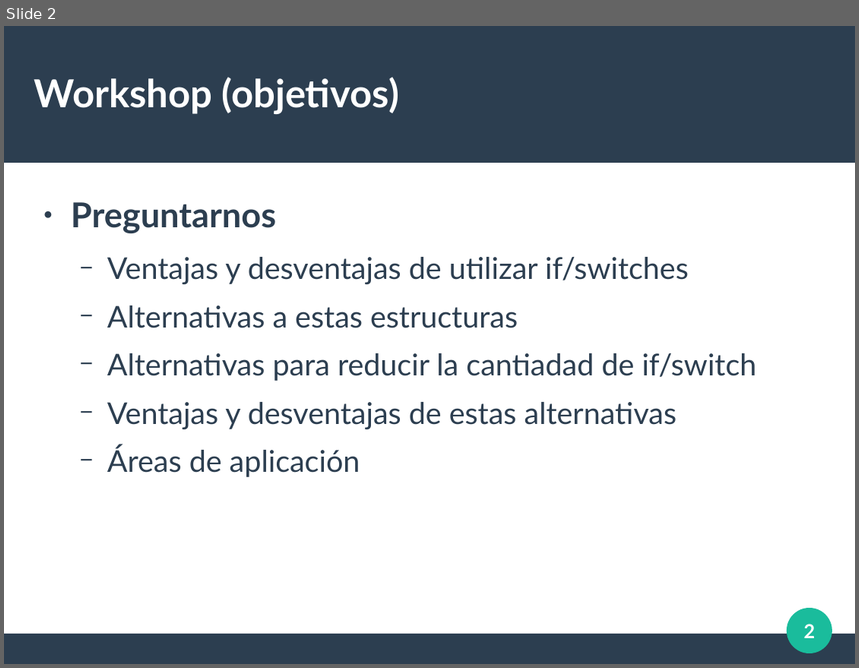
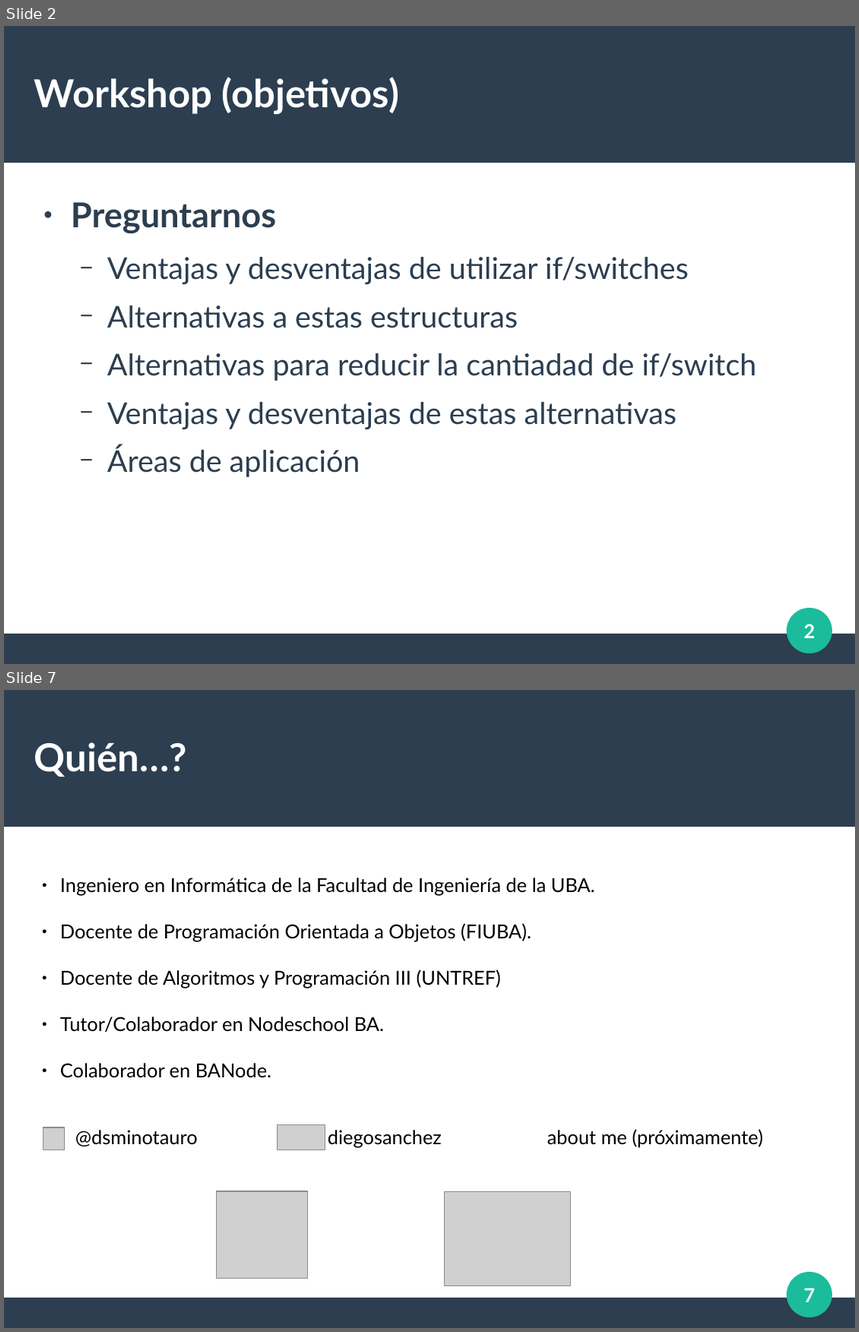
Before and after one commit to MLFedeB/charla_banode_poo, a slide deck: docs/ppt.odp. Shown one above the other, each under a label of ours: slide 2 before the commit, slides 2 and 7 after it; the slides between them are not shown. The pictures are 859x668 and 859x1332 pixels, drawn with LibreOffice and Linux fonts; fonts in the diff are those of the drawing; grey boxes stand for pictures. Boxes give left, top, right and bottom in pixels: in the first picture for what was removed or moved away, otherwise in the second. Text is boxed around its words. In the diff, an @@ line names an element or a change of style, - is before the commit and + after.

```diff
--- a/docs/ppt.odp
+++ b/docs/ppt.odp
@@ slide 7 added at (4,690,855,1328), background #FFFFFF; not listed: 3 template elements that a slide beside it also shows @@
@@ title added at (34,742,187,777), 36 pt, text #FFFFFF, bold @@
+Quién…?
@@ text added at (60,878,595,1078), 18 pt, text #000000 @@
+● Ingeniero en Informática de la Facultad de Ingeniería de la UBA.
+● Docente de Programación Orientada a Objetos (FIUBA).
+● Docente de Algoritmos y Programación III (UNTREF)
+● Tutor/Colaborador en Nodeschool BA.
+● Colaborador en BANode.
@@ picture added at (44,1128,65,1151) @@
@@ text added at (75,1130,198,1147), 18 pt, text #000000 @@
+@dsminotauro
@@ picture added at (278,1125,325,1150) @@
@@ text added at (328,1130,442,1148), 18 pt, text #000000 @@
+diegosanchez
@@ text added at (547,1129,764,1148), 18 pt, text #000000 @@
+about me (próximamente)
@@ picture added at (218,1192,308,1279) @@
@@ picture added at (445,1192,571,1287) @@
@@ page number added at (804,1288,816,1303), 18 pt, text #FFFFFF, bold @@
+7
```
Also in this commit, not shown: 2 slides changed, 2 other slides added, 2 other files.
